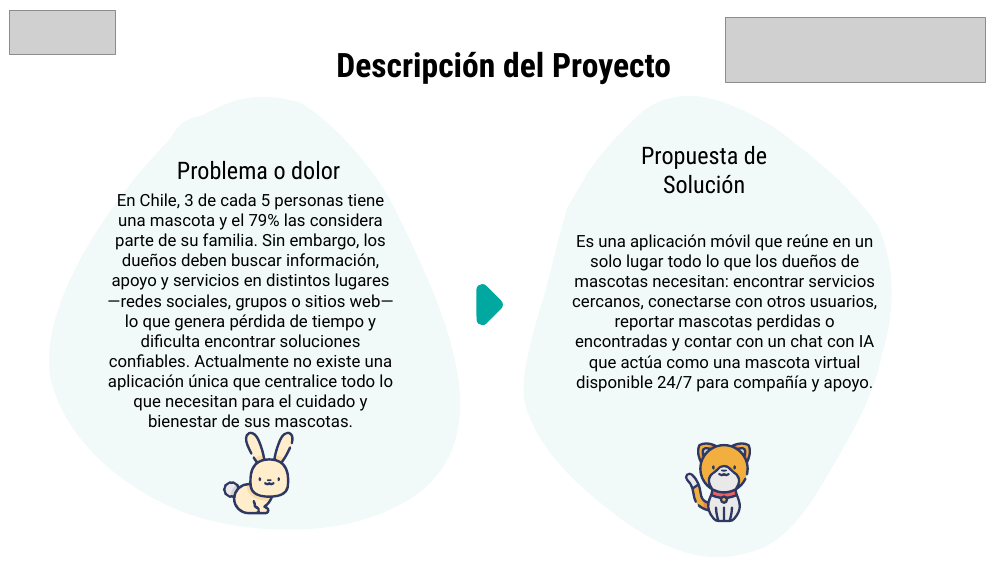
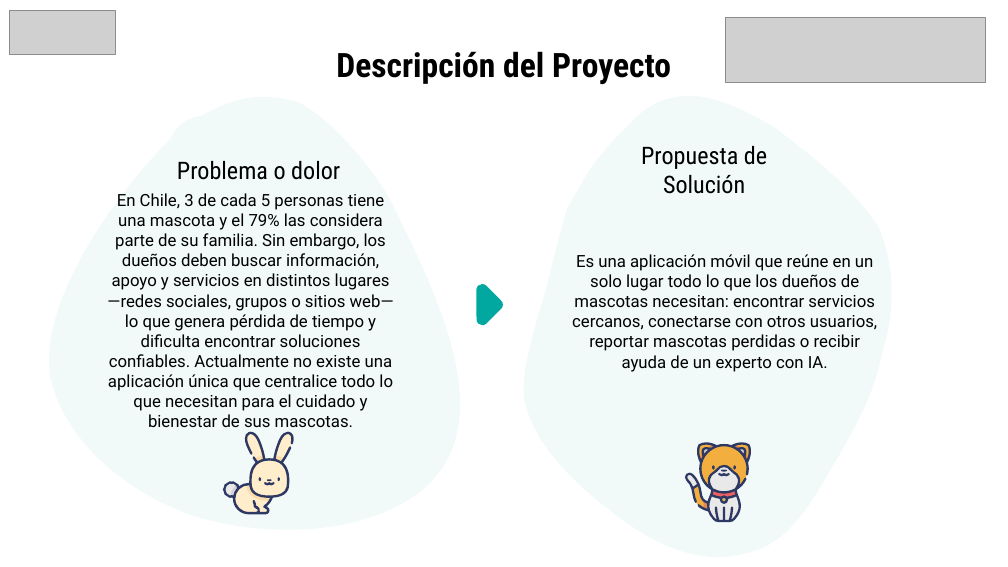
Before and after one commit to Kazeai-chan/Capstone_MyPet, a slide deck: slide 3 of Fase 2/Evidencias Proyecto/Presentación Proyecto.pptx. Drawn at 1008x567 pixels with LibreOffice and Linux fonts; fonts in the diff are those of the drawing; grey boxes stand for pictures. Boxes give left, top, right and bottom in pixels: in the first picture for what was removed or moved away, otherwise in the second. Text is boxed around its words. In the diff, an @@ line names an element or a change of style, - is before the commit and + after.

```diff
--- a/Fase 2/Evidencias Proyecto/Presentación Proyecto.pptx
+++ b/Fase 2/Evidencias Proyecto/Presentación Proyecto.pptx
@@ text at <box>572,254,877,372</box>: text changed @@
-Es una aplicación móvil que reúne en un solo lugar todo lo que los dueños de mascotas necesitan: encontrar servicios cercanos, conectarse con otros usuarios, reportar mascotas perdidas o encontradas y contar con un chat con IA que actúa como una mascota virtual disponible 24/7 para compañía y apoyo.
+Es una aplicación móvil que reúne en un solo lugar todo lo que los dueños de mascotas necesitan: encontrar servicios cercanos, conectarse con otros usuarios, reportar mascotas perdidas o recibir ayuda de un experto con IA.
```
Also in this commit, not shown: 9 other slides changed, 8 other files.
